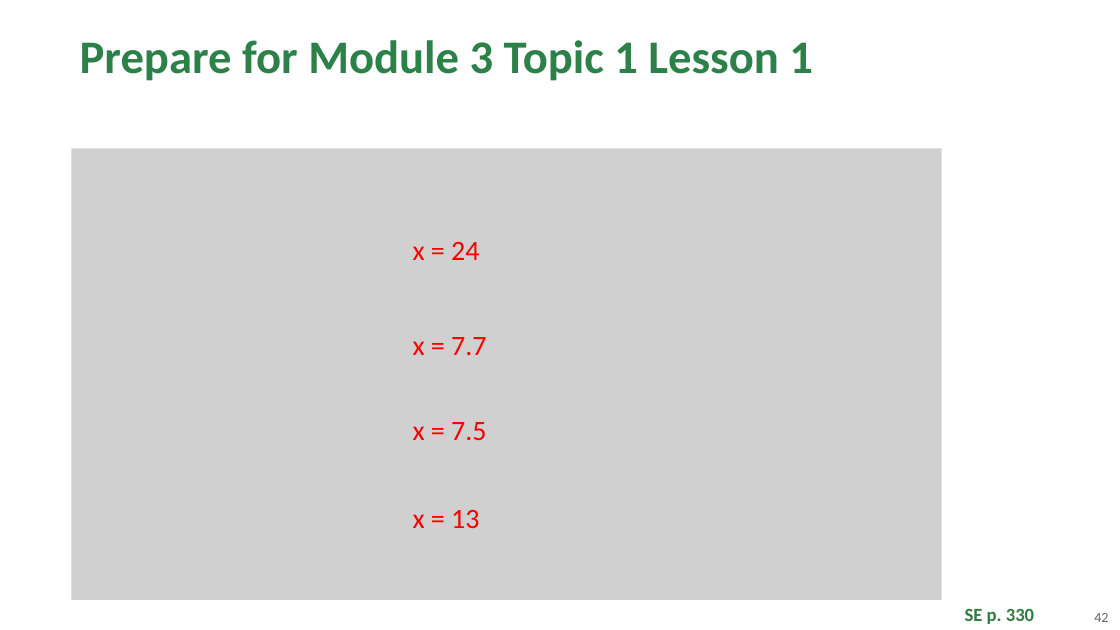
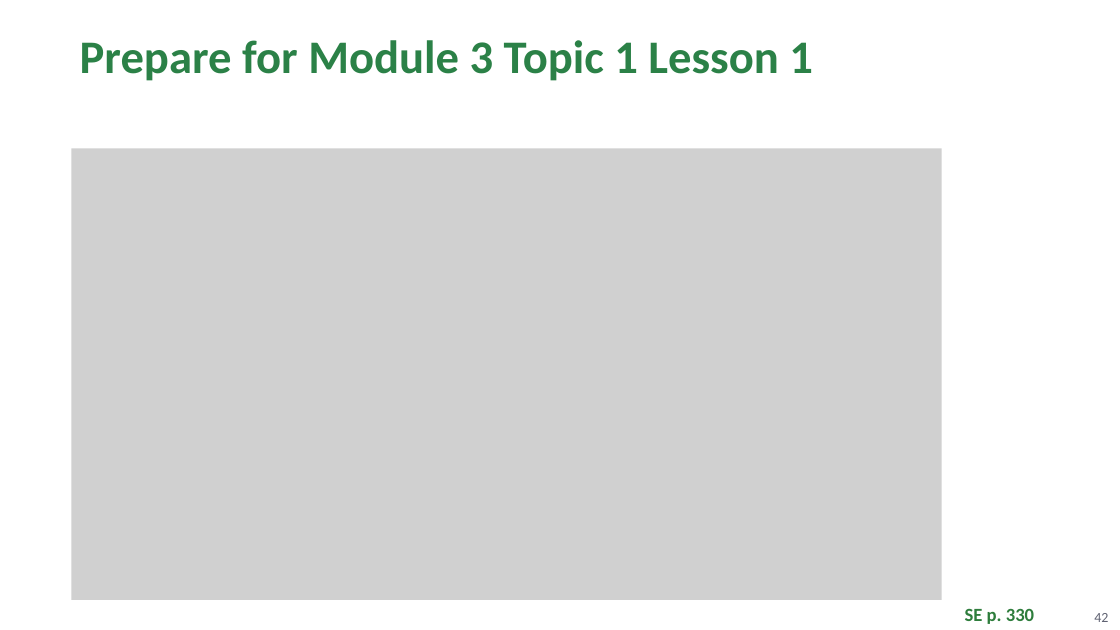
Before and after one commit to Apolloat2022/Algebra1M2U1L4, a slide deck: slide 42 of Module 2 topic 2/BLMathematics_AlgI_M2_T2_L4_LessonSlides_ENG_with_answers.pptx. Drawn at 1120x630 pixels with LibreOffice and Linux fonts; fonts in the diff are those of the drawing; grey boxes stand for pictures; background and template pictures are left out. Boxes give left, top, right and bottom in pixels: in the first picture for what was removed or moved away, otherwise in the second. Text is boxed around its words. In the diff, an @@ line names an element or a change of style, - is before the commit and + after.

```diff
--- a/Module 2 topic 2/BLMathematics_AlgI_M2_T2_L4_LessonSlides_ENG_with_answers.pptx
+++ b/Module 2 topic 2/BLMathematics_AlgI_M2_T2_L4_LessonSlides_ENG_with_answers.pptx
@@ text removed at (413, 242, 479, 260) @@
-x = 24
@@ text removed at (413, 337, 486, 355) @@
-x = 7.7
@@ text removed at (413, 422, 486, 440) @@
-x = 7.5
@@ text removed at (413, 510, 479, 528) @@
-x = 13
```
Also in this commit, not shown: 1 other slide changed, 1 other file.
